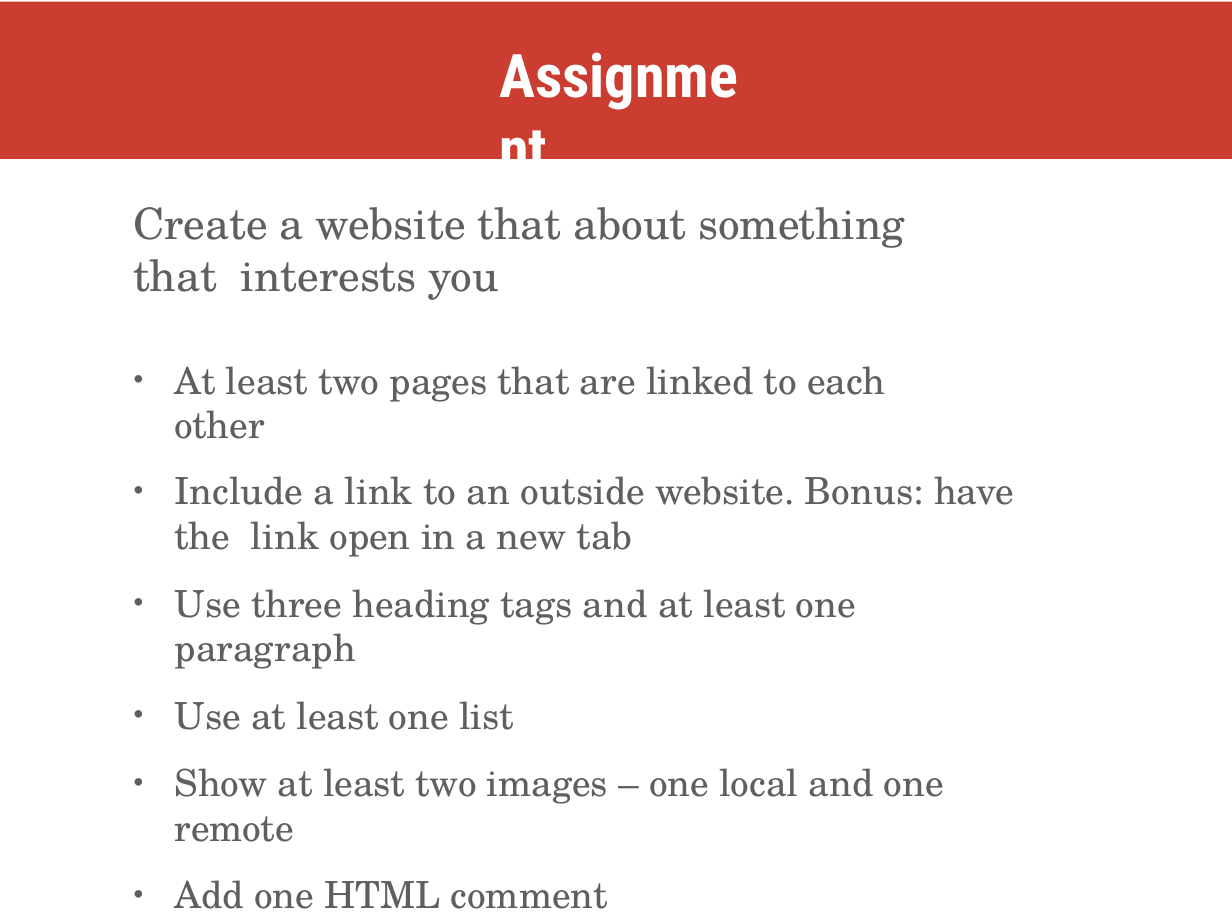
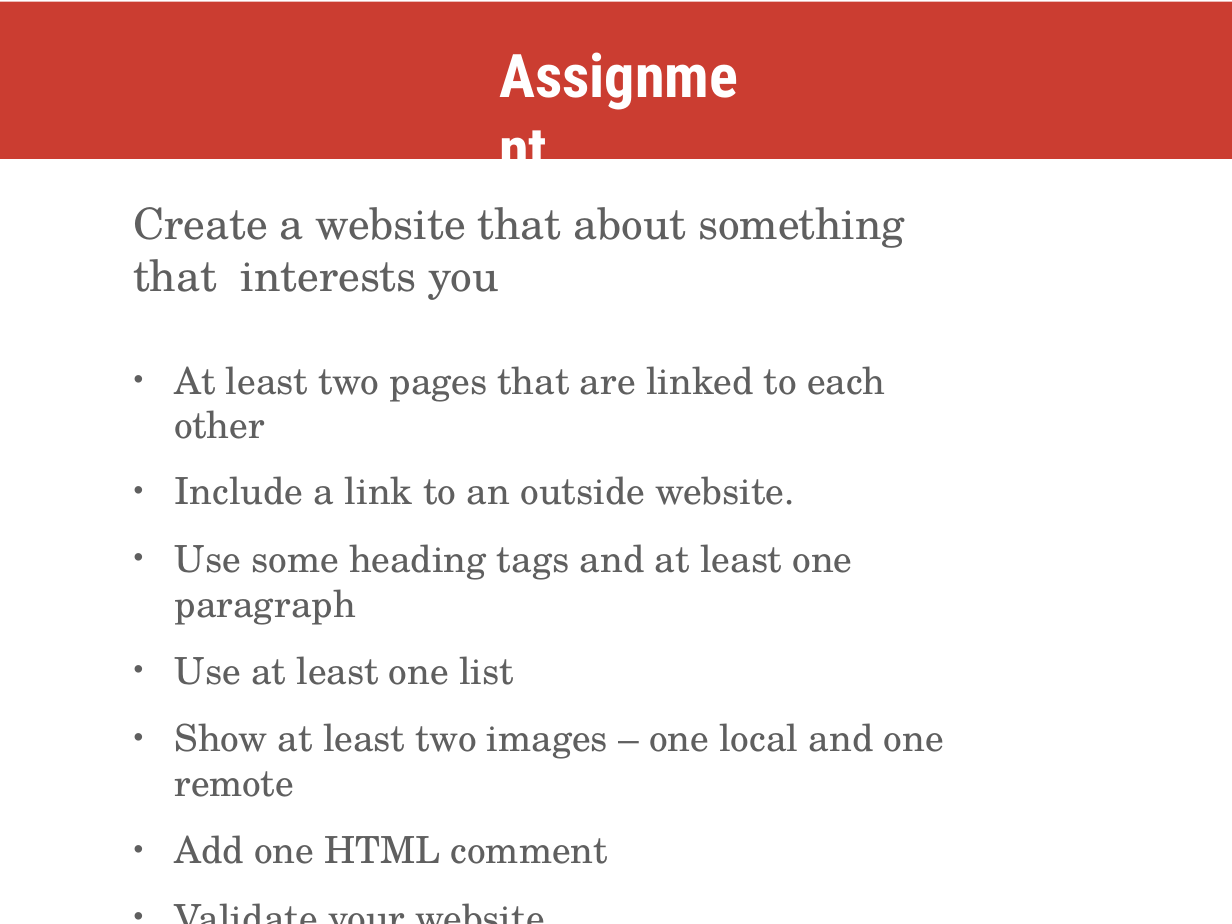
Before and after one commit to kweeket/dev-101, a slide deck: slide 50 of slides/week-1.pptx. Drawn at 1232x924 pixels with LibreOffice and Linux fonts; fonts in the diff are those of the drawing. Boxes give left, top, right and bottom in pixels: in the first picture for what was removed or moved away, otherwise in the second. Text is boxed around its words. In the diff, an @@ line names an element or a change of style, - is before the commit and + after.

```diff
--- a/slides/week-1.pptx
+++ b/slides/week-1.pptx
@@ text at [175,476,853,625]: text changed @@
-• Include a link to an outside website. Bonus: have the link open in a new tab
-• Use three heading tags and at least one paragraph
+• Include a link to an outside website.
+• Use some heading tags and at least one paragraph
```
Also in this commit, not shown: 15 other slides changed, 1 other file.
